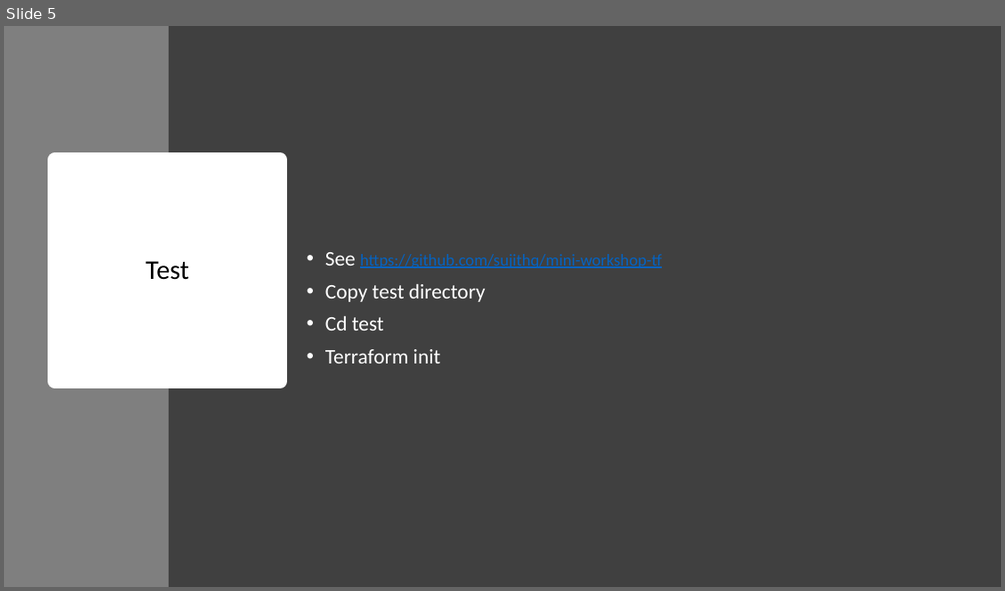
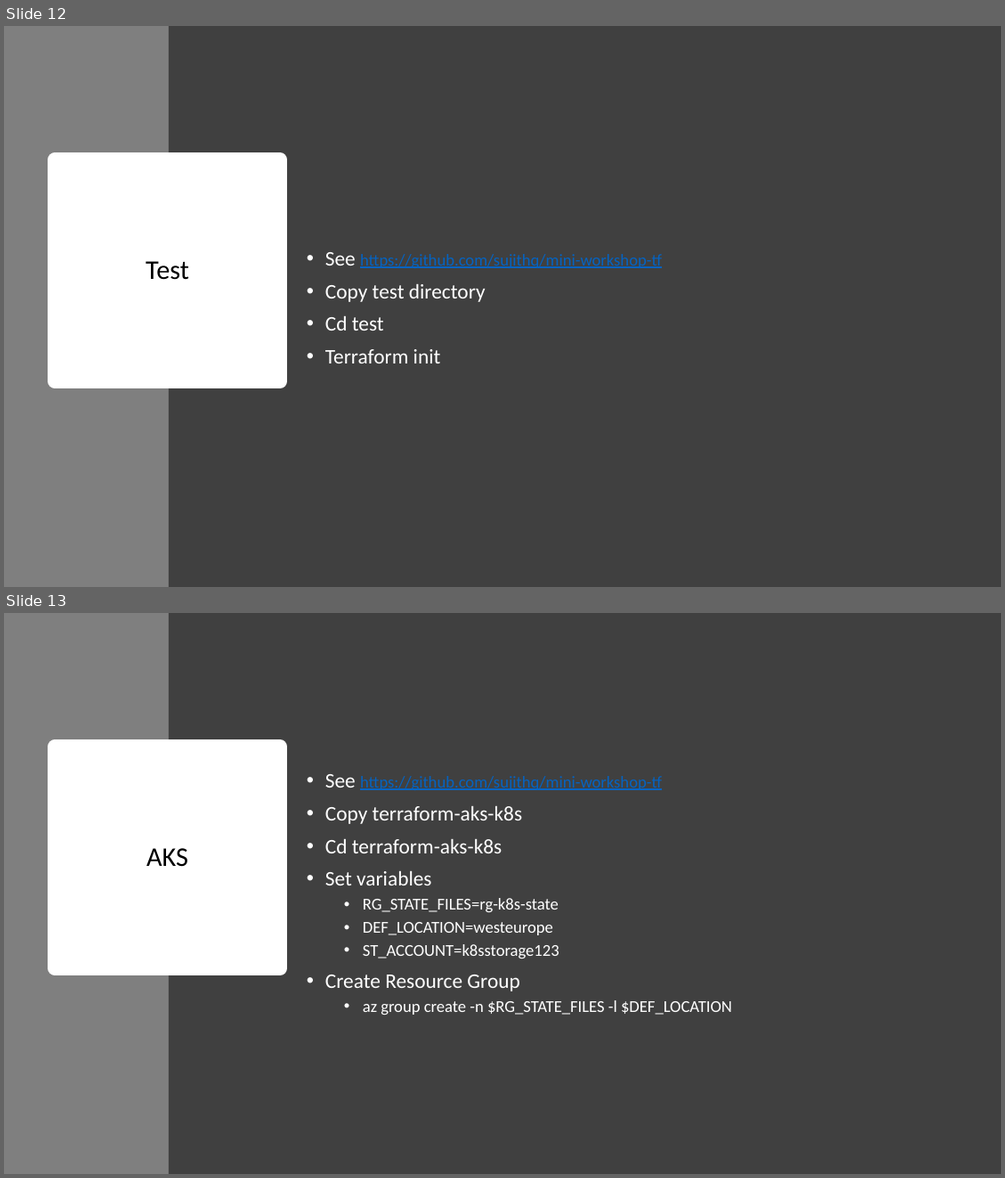
Before and after one commit to sujithq/mini-workshop-tf, a slide deck: Presentation.pptx. Shown one above the other, each under a label of ours: slide 5 before the commit, slides 12 and 13 after it. The pictures are 1005x591 and 1005x1178 pixels, drawn with LibreOffice and Linux fonts; fonts in the diff are those of the drawing. Boxes give left, top, right and bottom in pixels: in the first picture for what was removed or moved away, otherwise in the second. Text is boxed around its words. In the diff, an @@ line names an element or a change of style, - is before the commit and + after.

```diff
--- a/Presentation.pptx
+++ b/Presentation.pptx
@@ slide 13 added at bbox=[4, 613, 1001, 1174], background #FFFFFF @@
@@ rectangle added at bbox=[4, 613, 169, 1174], fill #7F7F7F @@
@@ rectangle added at bbox=[169, 613, 1001, 1174], fill #404040 @@
@@ title added at bbox=[55, 747, 280, 968], fill #FFFFFF, outline #FFFFFF 13.75 pt, 26 pt, text #000000 @@
+AKS
@@ text added at bbox=[325, 774, 732, 1014], 16 pt, text #FFFFFF @@
+• See https://github.com/sujithq/mini-workshop-tf
+• Copy terraform-aks-k8s
+• Cd terraform-aks-k8s
+• Set variables
+  • RG_STATE_FILES=rg-k8s-state
+  • DEF_LOCATION=westeurope
+  • ST_ACCOUNT=k8sstorage123
+• Create Resource Group
+  • az group create -n $RG_STATE_FILES -l $DEF_LOCATION
@@ what was slide 5 is now slide 12 @@
```
Also in this commit, not shown: 1 slide changed, 10 other slides added, 1 slide removed, 1 other file.
